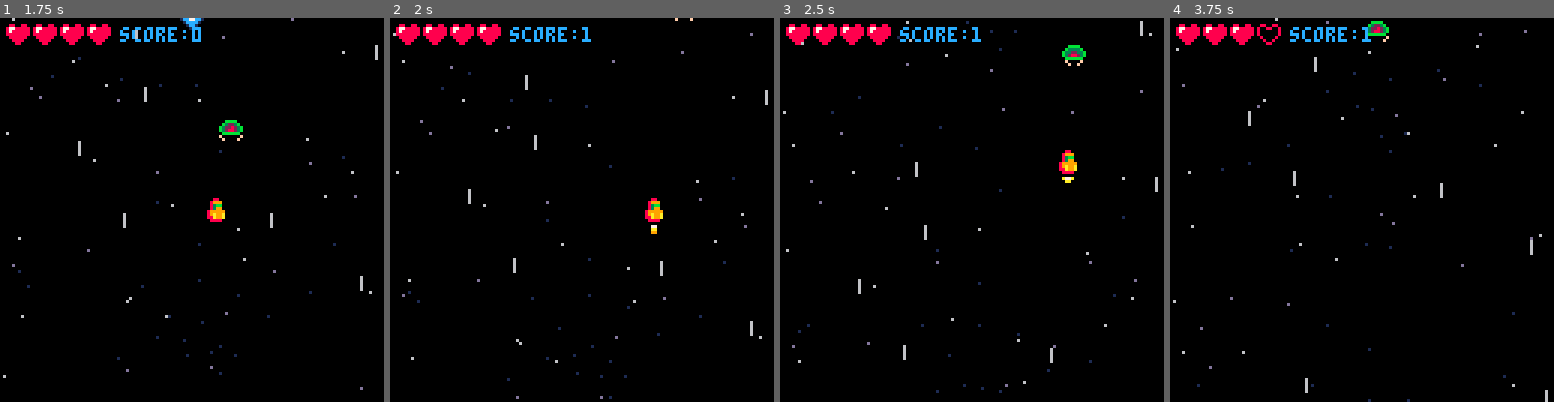
Above: before the commit, frames 1-4 (left to right).
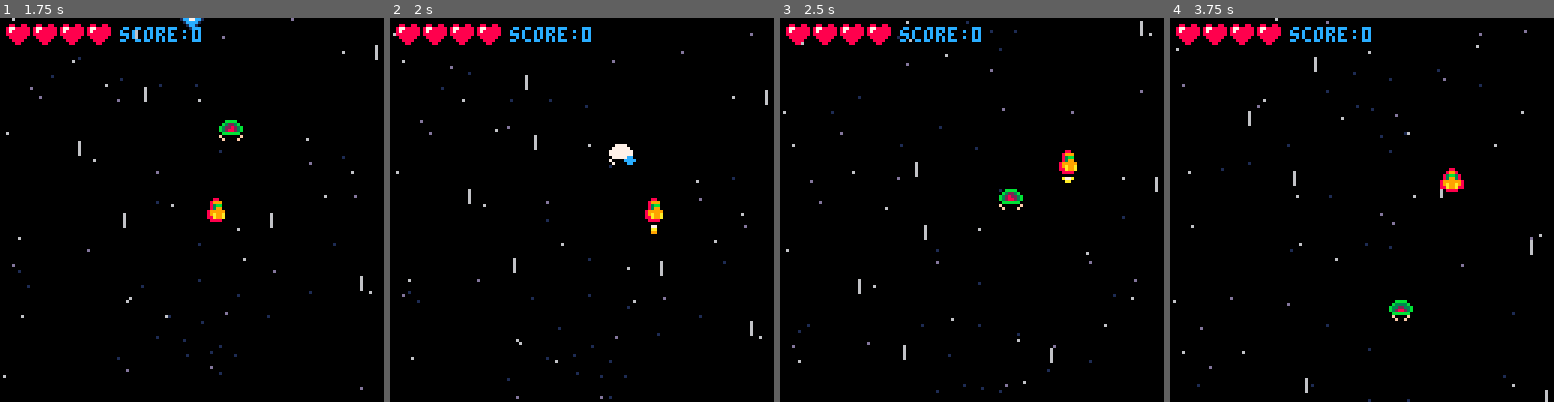
Above: after the commit, the same moments.

Repository: mattmuroya/pico-8
Game: PICO-8 cartridge carts/shmup/shmup.p8
Same seed, same stepped clock (60 frames per second), same inputs: the game is played once before the commit and once after it.
Inputs:
- Up to frame 1 (1.75 s): tap X (X key) at 0.33, 1.07 s; tap O (Z key) at 0.7, 1.7 s; hold Right from 1.6 s (still down)
- Up to frame 2 (2 s): keep holding Right; tap X (X key) at 1.85 s
- Up to frame 3 (2.5 s): release Right at 2.1 s; tap O (Z key) at 2.1 s; hold Up 2.15-2.42 s; hold Right from 2.47 s (still down)
- Up to frame 4 (3.75 s): tap O (Z key) every 0.4 s from 2.5 to 3.7 s; tap X (X key) at 2.97 s; release Right at 3.03 s; hold Left 3.08-3.58 s; hold Down from 3.63 s (still down)

Frame 1 is identical in both runs. In frame 2, 0.3% of the frame differs, in the area x 50-79%, y 0-39%; in frame 3, 0.5%; in frame 4, 0.9%, in the area x 23-77%, y 0-79%.

Commit message:
add explosions and laser dissipations

Diff:
--- a/carts/shmup/shmup.p8
+++ b/carts/shmup/shmup.p8
@@ -42,7 +42,8 @@
 		x=60,
 		y=60,
 		sx=0,
-		xy=0
+		xy=0,
+		flash=0
 	}
 	--init flame
 	flame=5
@@ -50,9 +51,13 @@
 	lasers={}
 	muzzle=0
 	cooldown=0
+	--init dissipations
+	dissipations={}
 	-- init enemies
 	enemies={}
 	spawn_enemy()
+	-- init explosions
+	explosions={}
 	-- init player stats
 	score=0
 	lives=4
@@ -88,8 +93,28 @@
 function spawn_enemy()
 	add(enemies,{
 		spr=37,
+		blue=rnd()<.5 and true or false,
 		x=rnd(120),
-		y=-8
+		y=-8,
+		hp=5,
+		flash=0
+	})
+	log(tostring(enemies[#enemies].blue))
+end
+
+function explode(x,y)
+	add(explosions,{
+		x=x-4,
+		y=y-4,
+		age=0
+	})
+end
+
+function dissipate(x,y)
+	add(dissipations,{
+		x=x+3,
+		y=y+3,
+		age=0
 	})
 end
 -->8
@@ -186,11 +211,18 @@
 	for enemy in all(enemies) do
 		for laser in all(lasers) do
 			if enemy.y>=-4 and collide(enemy,laser) then
-				sfx(2)
-				del(enemies, enemy)
-				score+=1
+				sfx(3)
+				enemy.flash=2
 				del(lasers, laser)
-				spawn_enemy()
+				enemy.hp-=1
+				dissipate(laser.x,laser.y)
+				if enemy.hp<=0 then
+					sfx(2)
+					del(enemies, enemy)
+					explode(enemy.x,enemy.y)
+					score+=1
+					spawn_enemy()
+				end
 			end
 		end
 	end
@@ -199,10 +231,11 @@
 		for enemy in all(enemies) do
 			if collide(enemy,ship) then
 				sfx(1)
+				ship.flash=2
 				lives-=1
 				invulnerable=60
-				del(enemies,enemy)
-				spawn_enemy()
+				-- del(enemies,enemy)
+				-- spawn_enemy()
 			end
 		end
 	else invulnerable-=1
@@ -241,21 +274,56 @@
 	end
 	-- draw enemies
 	for enemy in all(enemies) do
+		if enemy.flash>0 then
+			enemy.flash-=1 -- should maybe go in _update()
+			for i=1,15 do
+				pal(i,7)
+			end
+		elseif enemy.blue then
+			pal(11,12)
+			pal(3,1)
+		end
 		draw_sprite(enemy)
-	end
-	-- animate ship
+		pal()
+	end
+	-- draw explosions
+	for exp in all(explosions) do
+		local frames={64,64,66,66,68,68,68,70,70,70,72,72,72}
+		spr(frames[exp.age],exp.x,exp.y,2,2)
+		exp.age+=1
+		if exp.age>#frames then del(explosions,exp)
+		end
+	end
+	-- draw ship
 	if invulnerable==0 or sin(t/5)>0 then
+		if ship.flash>0 then
+			ship.flash-=1 -- should maybe go in _update()
+			for i=1,15 do
+				pal(i,7)
+			end
+		end
 		draw_sprite(ship)
+		pal()
 		if flame <=9 then spr(flame,ship.x,ship.y+8)
 		end
 	end
-	--draw lasers and muzzle
+	-- draw lasers and muzzle
 	for laser in all(lasers) do
 		draw_sprite(laser)
 	end
 	if muzzle>0 then
 		circfill(ship.x+3,ship.y-2,muzzle,muzzle>2 and 12 or 7)
 		circfill(ship.x+4,ship.y-2,muzzle,muzzle>2 and 12 or 7)
+	end
+	-- draw dissipations
+	for dissipation in all(dissipations) do
+		if dissipation.age>5 then
+			del(dissipations,dissipations)
+		else
+			circfill(dissipation.x,dissipation.y,dissipation.age,dissipation.age>2 and 7 or 12)
+			circfill(dissipation.x+1,dissipation.y,dissipation.age,dissipation.age>2 and 7 or 12)
+			dissipation.age+=1
+		end
 	end
 	-- draw player stats
 	print("score:"..score,40,3,12)
Not shown, changed: 49 lines of the sprite sheet (__gfx__) section of carts/shmup/shmup.p8
Not shown, changed: the sound effects (__sfx__) section of carts/shmup/shmup.p8
